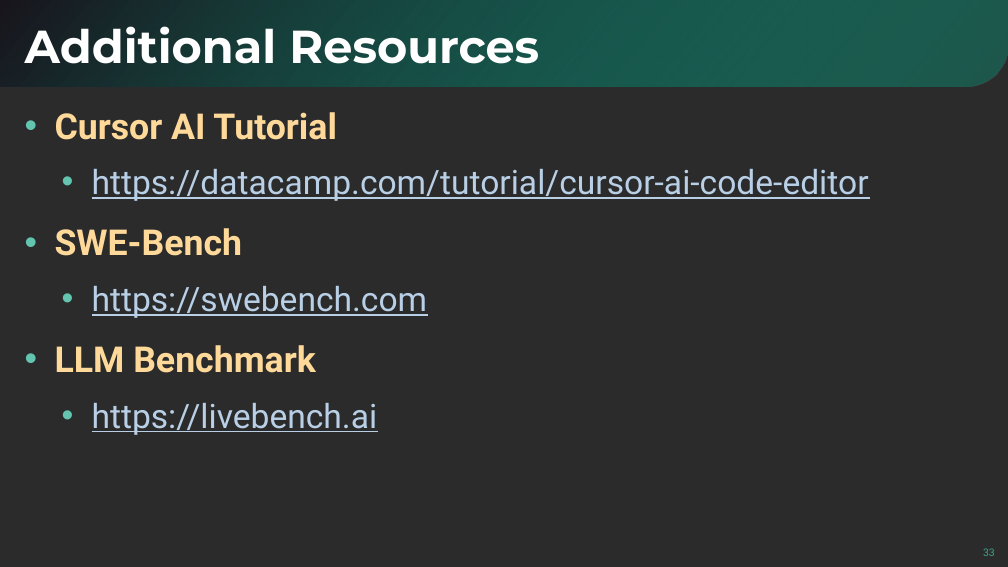
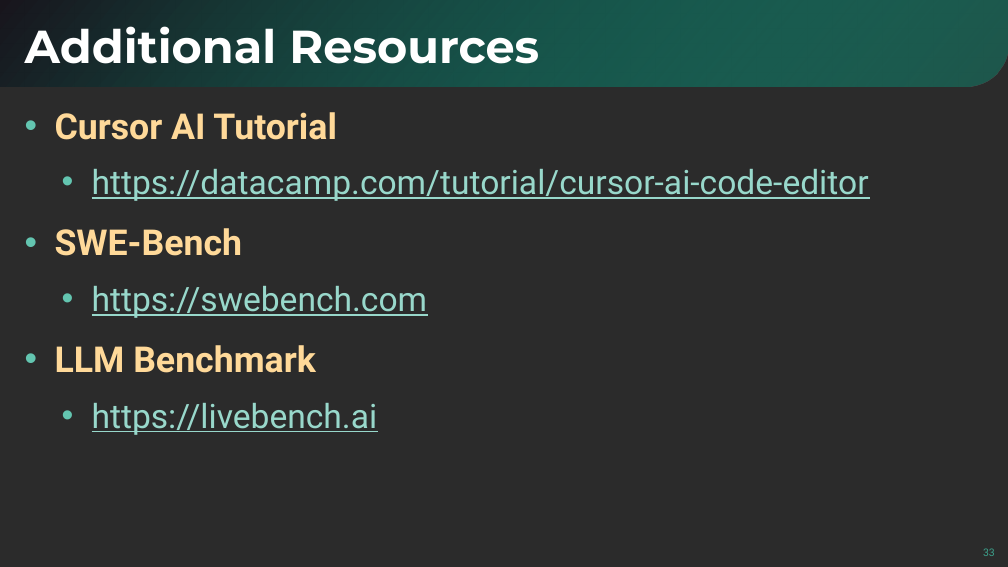
Before and after one commit to SoftUni/SoftUni-Course-Converter, a slide deck: slide 33 of Document-Templates/SoftUni-AI-PowerPoint-Template-Oct-2024.pptx. Drawn at 1008x567 pixels with LibreOffice and Linux fonts; fonts in the diff are those of the drawing; background and template pictures are left out; a plain dark background stands for a picture behind light text. Boxes give left, top, right and bottom in pixels: in the first picture for what was removed or moved away, otherwise in the second. Text is boxed around its words. In the diff, an @@ line names an element or a change of style, - is before the commit and + after.

```diff
--- a/Document-Templates/SoftUni-AI-PowerPoint-Template-Oct-2024.pptx
+++ b/Document-Templates/SoftUni-AI-PowerPoint-Template-Oct-2024.pptx
@@ text at (92,169,869,435): text colour #B8CFE6 to #98D8CB in "https://datacamp.com/tutorial/cursor-ai-code-editor", "https://swebench.com", "https://livebench.ai" @@
```
Also in this commit, not shown: 12 other slides changed.
